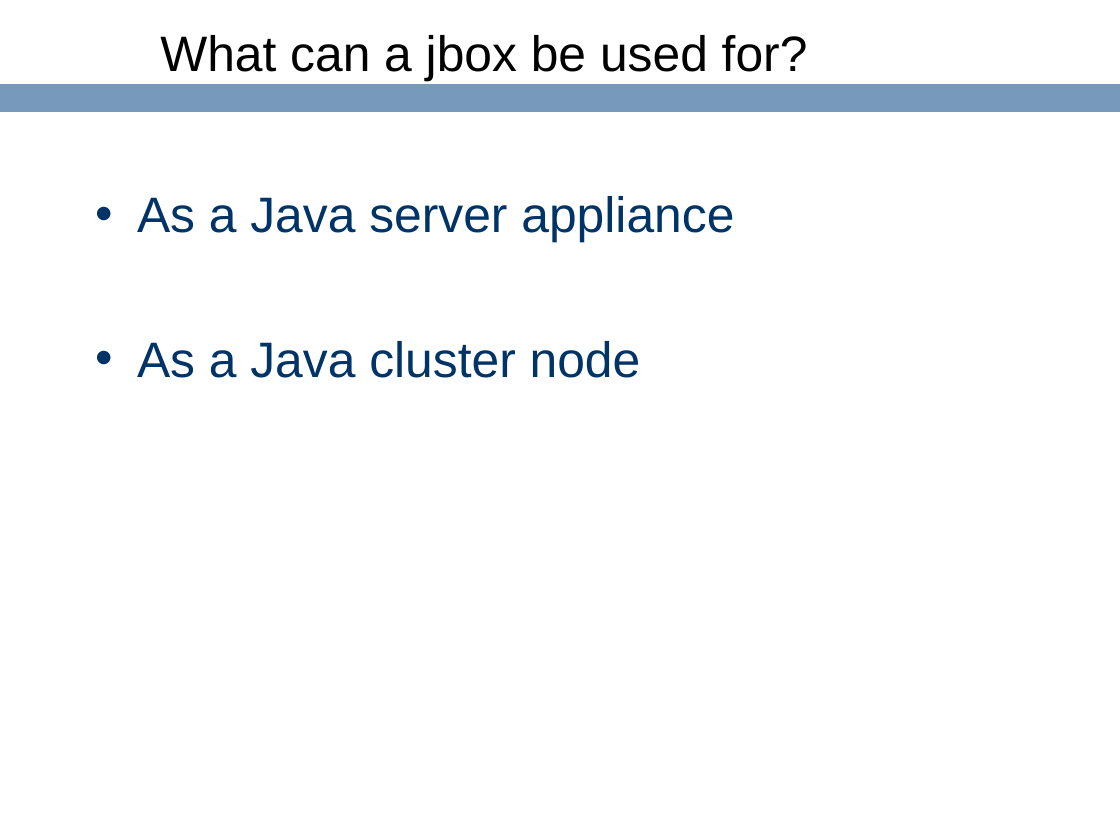
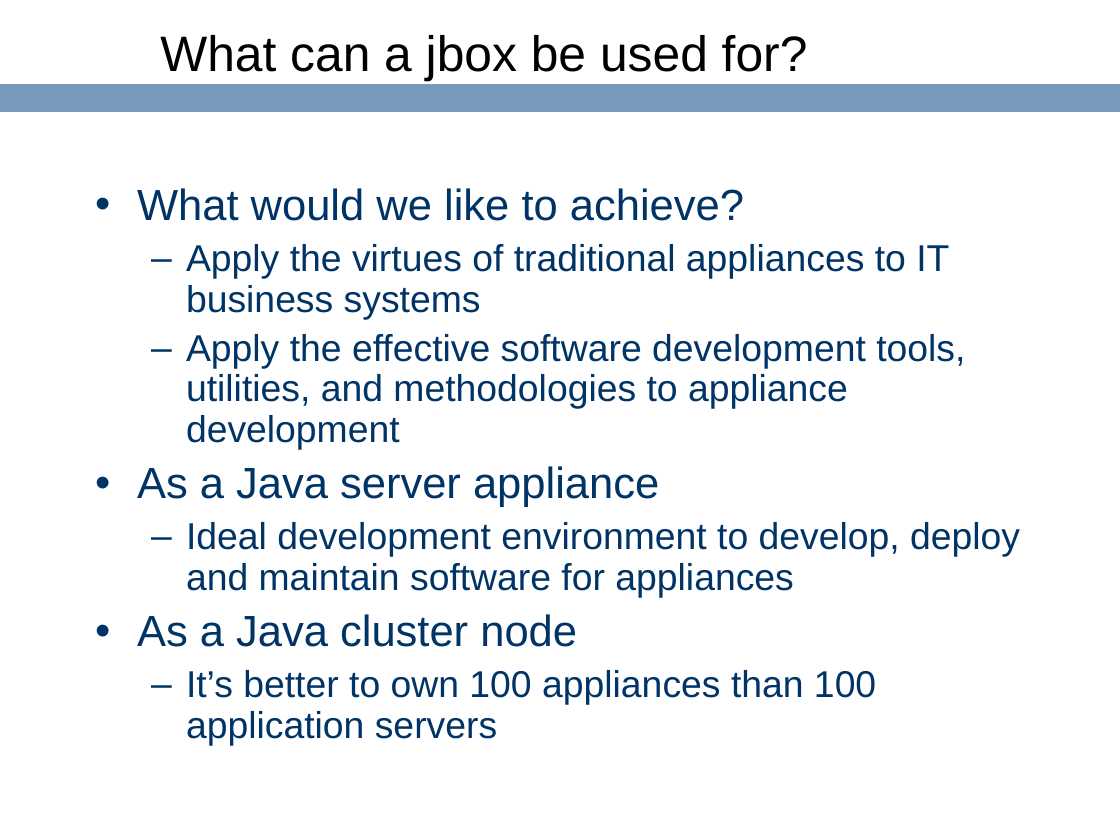
Before and after one commit to ringgaard/sanos, a slide deck: slide 6 of doc/jbox-jaoo.ppt (slide 4 before the commit). Drawn at 1120x840 pixels with LibreOffice and Linux fonts; fonts in the diff are those of the drawing; background and template pictures are left out. Boxes give left, top, right and bottom in pixels: in the first picture for what was removed or moved away, otherwise in the second. Text is boxed around its words. In the diff, an @@ line names an element or a change of style, - is before the commit and + after.

```diff
--- a/doc/jbox-jaoo.ppt
+++ b/doc/jbox-jaoo.ppt
@@ text at [137, 188, 965, 449]: paragraphs added @@
+• What would we like to achieve?
+  – Apply the virtues of traditional appliances to IT business systems
+  – Apply the effective software development tools, utilities, and methodologies to appliance development
@@ text at [137, 466, 659, 647]: size 32 to 28 pt in "As a Java server appliance", "As a Java cluster node"; line spacing 1 to 0.9; less space between paragraphs @@
@@ text at [186, 522, 1020, 597]: paragraph added @@
+  – Ideal development environment to develop, deploy and maintain software for appliances
@@ text at [186, 670, 876, 745]: paragraph added @@
+  – It’s better to own 100 appliances than 100 application servers
```
Also in this commit, not shown: 4 other slides changed, 7 slides added, 4 slides removed.
